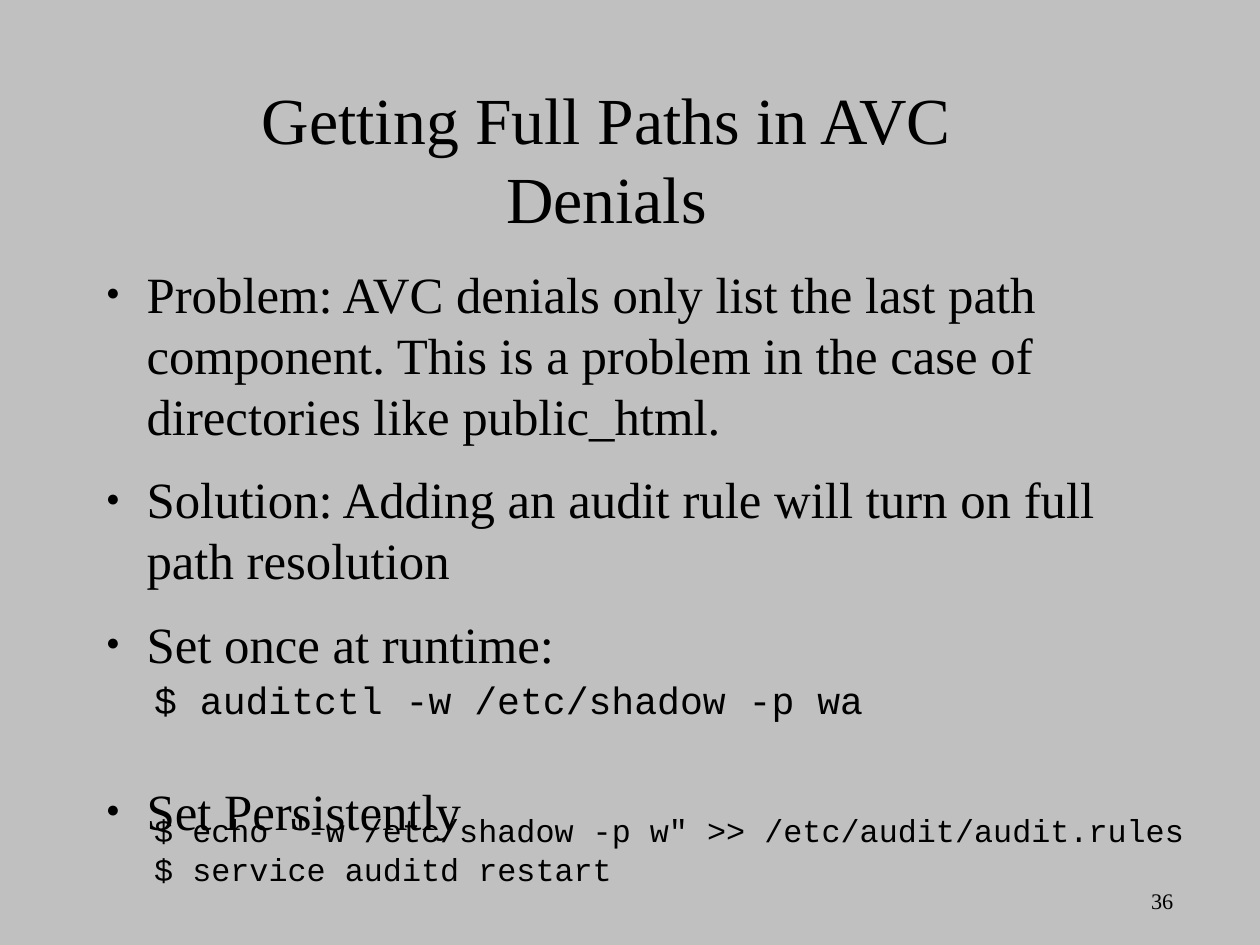
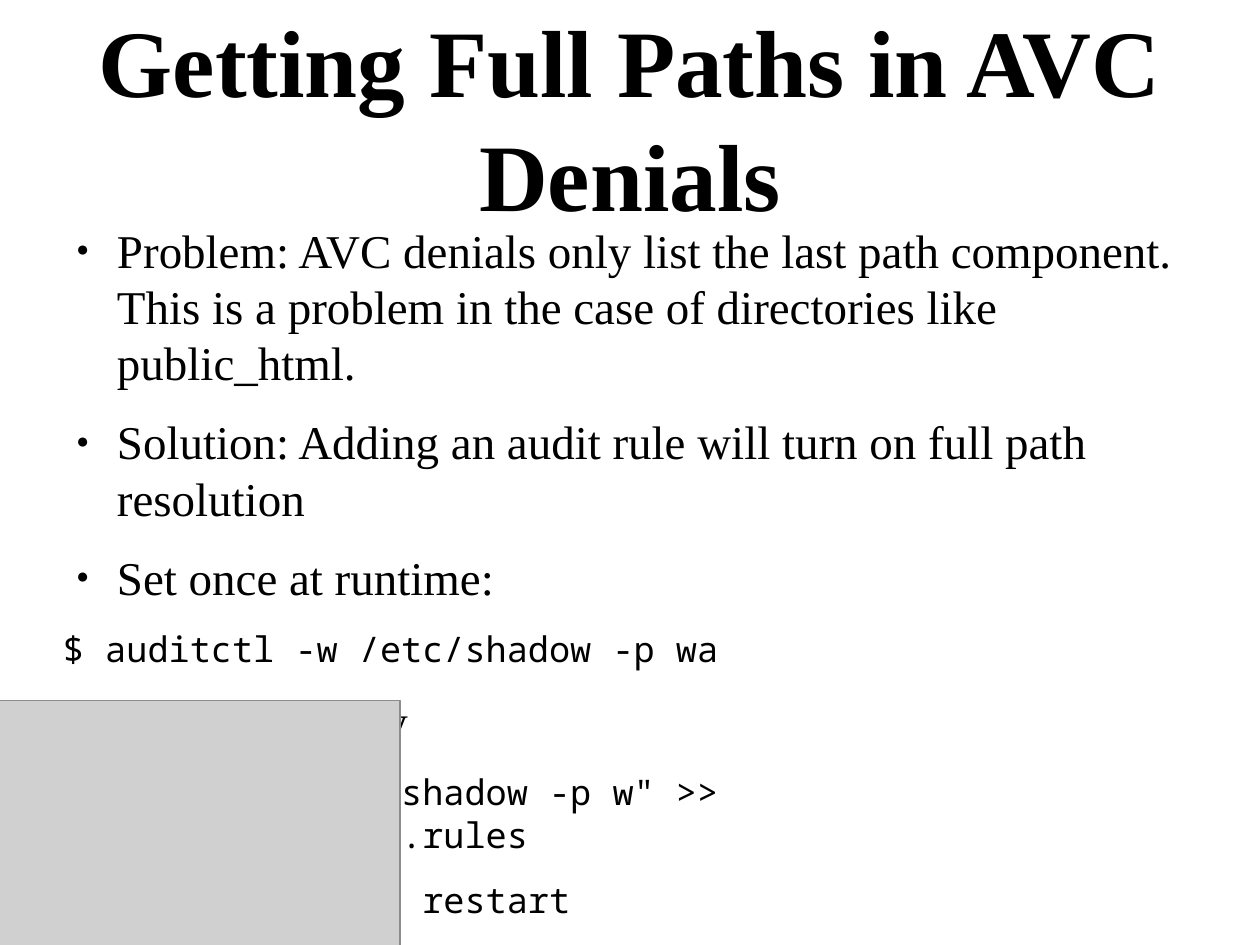
Before and after one commit to dpquigl/demystifying-selinux-part2, a slide deck: slide 36 of demystifying_selinux_part2_OSCON_19JUL2014.odp. Drawn at 1260x945 pixels with LibreOffice and Linux fonts; fonts in the diff are those of the drawing; grey boxes stand for pictures. Boxes give left, top, right and bottom in pixels: in the first picture for what was removed or moved away, otherwise in the second. Text is boxed around its words. In the diff, an @@ line names an element or a change of style, - is before the commit and + after.

Commit message:
Reformatted some of the slides to be in the proper format

```diff
--- a/demystifying_selinux_part2_OSCON_19JUL2014.odp
+++ b/demystifying_selinux_part2_OSCON_19JUL2014.odp
@@ background #C0C0C0 to #FFFFFF @@
@@ title "Getting Full Paths in AVC ...": place and size @@
-title "Getting Full Paths in AVC ..." at [262,98,950,224]
+title "Getting Full Paths in AVC ..." at [99,31,1160,212]
@@ title "Getting Full Paths in AVC ..." at [99,31,1160,212]: size 41.4 to 60 pt, bold on @@
@@ text "Problem: AVC denials only list ...": place and size @@
-text "Problem: AVC denials only list ..." at [147,277,1094,840]
+text "Problem: AVC denials only list ..." at [63,235,1171,922]
@@ text at [117,235,1171,749]: size 32 to 29.6 pt in "Problem: AVC denials only list the last ...", "Solution: Adding an audit rule will turn ...", "Set once at runtime:", "Set Persistently" @@
@@ text at [105,635,718,671]: paragraph added @@
+$ auditctl -w /etc/shadow -p wa
@@ text removed at [200,687,863,722] @@
-$ auditctl -w /etc/shadow -p wa
@@ picture added at [0,701,400,945] @@
@@ text at [63,772,655,922]: paragraphs added @@
+$ echo "-w /etc/shadow -p w" >> /etc/audit/audit.rules
+$ service auditd restart
@@ text removed at [192,820,1184,882] @@
-$ echo "-w /etc/shadow -p w" >> /etc/audit/audit.rules
-$ service auditd restart
@@ page number removed at [1151,894,1173,909] @@
-36
```
Also in this commit, not shown: 21 other slides changed.
